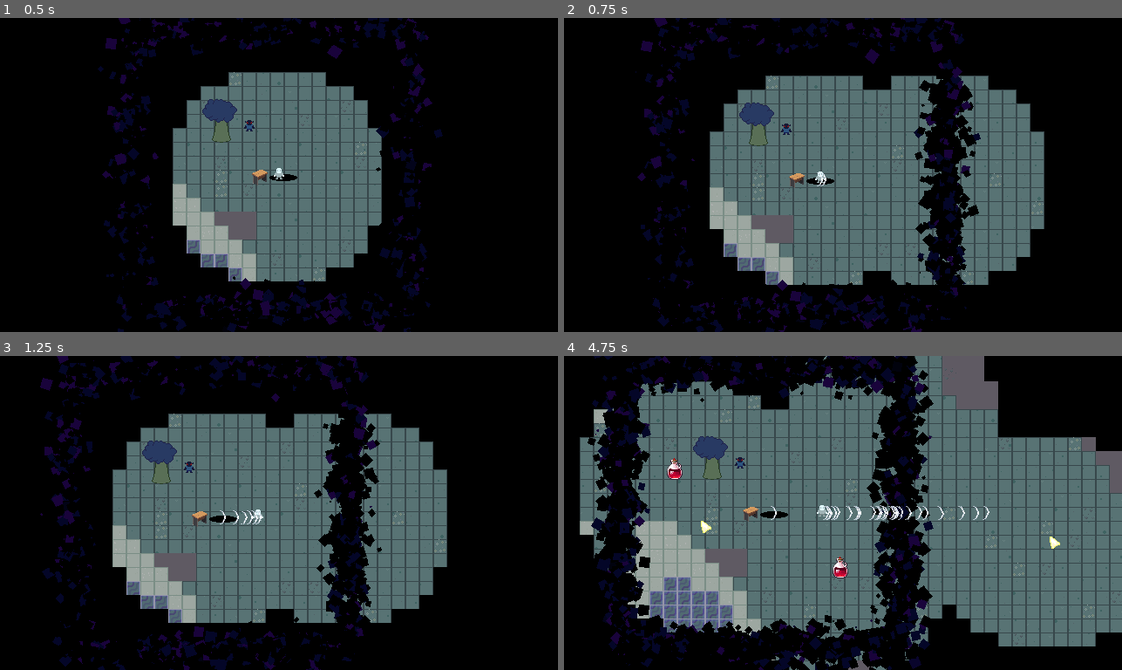
Above: before the commit, frames 1-4 (two rows, left to right).
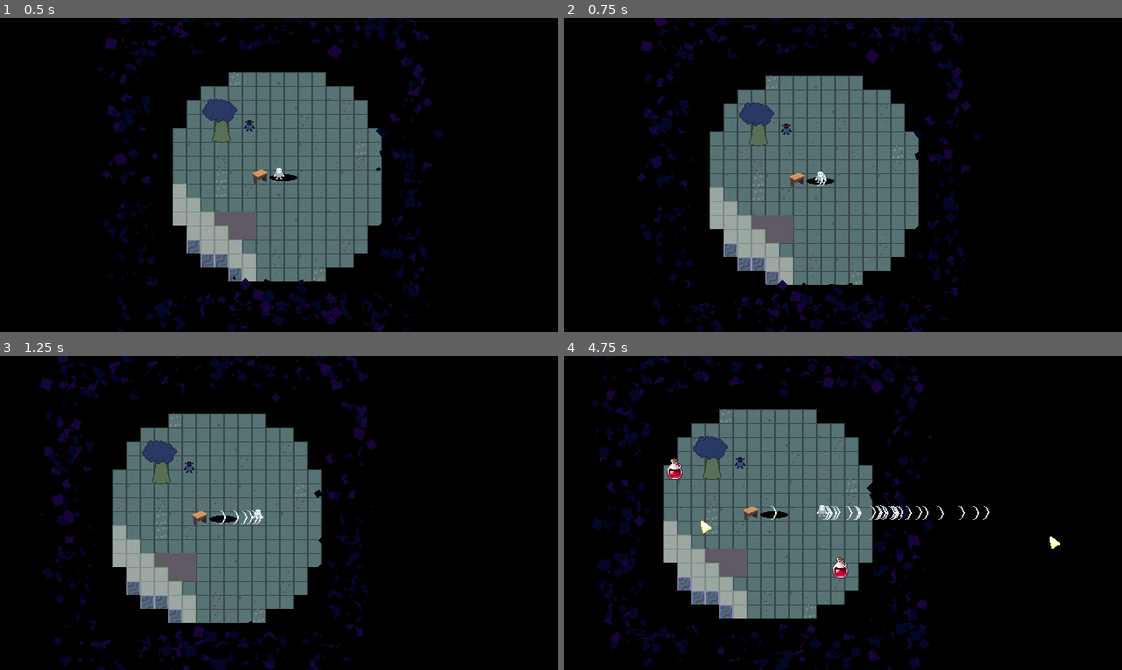
Above: after the commit, the same moments.

Repository: TimoRoggel/EverDark
Game: Godot game, scene res://scenes/levels/world.tscn
Two runs of this game, one before a commit and one after it. Both use one fixed random seed, a clock stepped at 60 frames per second and the inputs below.
Inputs (mouse positions are in pixels of both pictures, inside the frame that each line leads up to):
- Up to frame 1 (0.5 s): no input
- Up to frame 2 (0.75 s): move the mouse to (965, 159) at 0.52 s; press the mouse at (965, 159) at 0.53 s; hold D (right) from 0.53 s (still down)
- Up to frame 3 (1.25 s): keep holding D (right)
- Up to frame 4 (4.75 s): release D (right) at 1.25 s; release the mouse at (965, 497) at 1.25 s; drag from (731, 528) to (909, 500) at 1.27 s; move the mouse to (898, 443) at 2.02 s; hold D (right) 2.03-2.75 s; hold Right mouse button (block) 2.03-2.75 s; click (898, 443) at 2.3 s; drag from (815, 575) to (870, 447) at 2.77 s; move the mouse to (1010, 560) at 3.52 s; press the mouse at (1010, 560) at 3.53 s; hold A (left) 3.53-4.25 s; tap F (interact) at 3.6 s; release the mouse at (1010, 560) at 4.25 s; drag from (675, 465) to (1027, 534) at 4.27 s

Frame 1 is identical in both runs. In frame 2, 10% of the frame differs, in the area x 58-87%, y 18-85%; in frame 3, 10%; in frame 4, 38%, in the area x 2-100%, y 0-100%.

Commit message:
trying to fix the syncing and made lumin placement component

Diff:
--- a/scenes/characters/player.tscn
+++ b/scenes/characters/player.tscn
@@ -19,6 +19,7 @@
 [ext_resource type="Script" uid="uid://bvp6jp0bat6ko" path="res://scripts/resources/attack.gd" id="12_xrqxk"]
 [ext_resource type="Script" uid="uid://c0jl7340jmrnc" path="res://scripts/components/block_component.gd" id="17_d6tgn"]
 [ext_resource type="PackedScene" uid="uid://bn1esnd74d0hh" path="res://UI/pause_menu.tscn" id="18_d6tgn"]
+[ext_resource type="Script" uid="uid://chbvt1cpvl4ve" path="res://scripts/components/lumin_placement_component.gd" id="18_kmyvj"]
 
 [sub_resource type="RectangleShape2D" id="RectangleShape2D_dyp2m"]
 size = Vector2(6, 8)
@@ -113,6 +114,10 @@
 damaging_flags = 3
 metadata/_custom_type_script = "uid://byhtuq8lov8xm"
 
+[node name="lumin_placement" type="Node2D" parent="components"]
+script = ExtResource("18_kmyvj")
+metadata/_custom_type_script = "uid://chbvt1cpvl4ve"
+
 [node name="camera" type="Camera2D" parent="."]
 offset = Vector2(0, -4)
 position_smoothing_enabled = true
--- a/scripts/components/input_component.gd
+++ b/scripts/components/input_component.gd
@@ -11,6 +11,7 @@
 signal started_attacking
 signal inventory_toggled
 signal interact
+signal position_pressed(pos: Vector2)
 
 func _init() -> void:
 	updates_in_physics = false
@@ -28,7 +29,7 @@
 			item.item = DataManager.resources["items"].pick_random()
 			controller.add_sibling(item)
 			item.global_position = get_global_mouse_position()
-			Generator.generate(get_global_mouse_position() * Generator.SIZE)
+			position_pressed.emit(get_global_mouse_position())
 	if Input.is_action_just_pressed("toggle_inventory"):
 		can_spawn = !can_spawn
 		inventory_toggled.emit()
--- /dev/null
+++ b/scripts/components/lumin_placement_component.gd
@@ -0,0 +1,30 @@
+class_name LuminPlacementComponent extends Component
+
+const MIN_DISTANCE_TILES: float = 5.0
+const TILE_SIZE: float = 16.0
+const MIN_DISTANCE: float = (MIN_DISTANCE_TILES * TILE_SIZE) ** 2.0
+
+var current_lumin_positions: PackedVector2Array = []
+var input: InputComponent = null
+var inventory: InventoryComponent = null
+
+func _enter() -> void:
+	input = controller.get_component(InputComponent)
+	input.position_pressed.connect(place)
+	inventory = controller.get_component(InventoryComponent)
+
+func _update(_delta: float) -> void:
+	pass
+
+func _exit() -> void:
+	pass
+
+func place(at: Vector2) -> void:
+	if !inventory.has(0):
+		return
+	for coords: Vector2 in current_lumin_positions:
+		if coords.distance_squared_to(at) < MIN_DISTANCE:
+			return
+	Generator.generate(at * Generator.SIZE)
+	current_lumin_positions.append(at)
+	inventory.remove(0)
Not shown, changed: addons/sync_spreadsheets/files/sync.gd
Not shown, changed: addons/sync_spreadsheets/files/sync.tscn
Not shown, changed: addons/sync_spreadsheets/plugin.cfg
Not shown: 1 places in scenes/characters/player.tscn that only renumber resources
Not shown, added: scripts/components/lumin_placement_component.gd.uid
